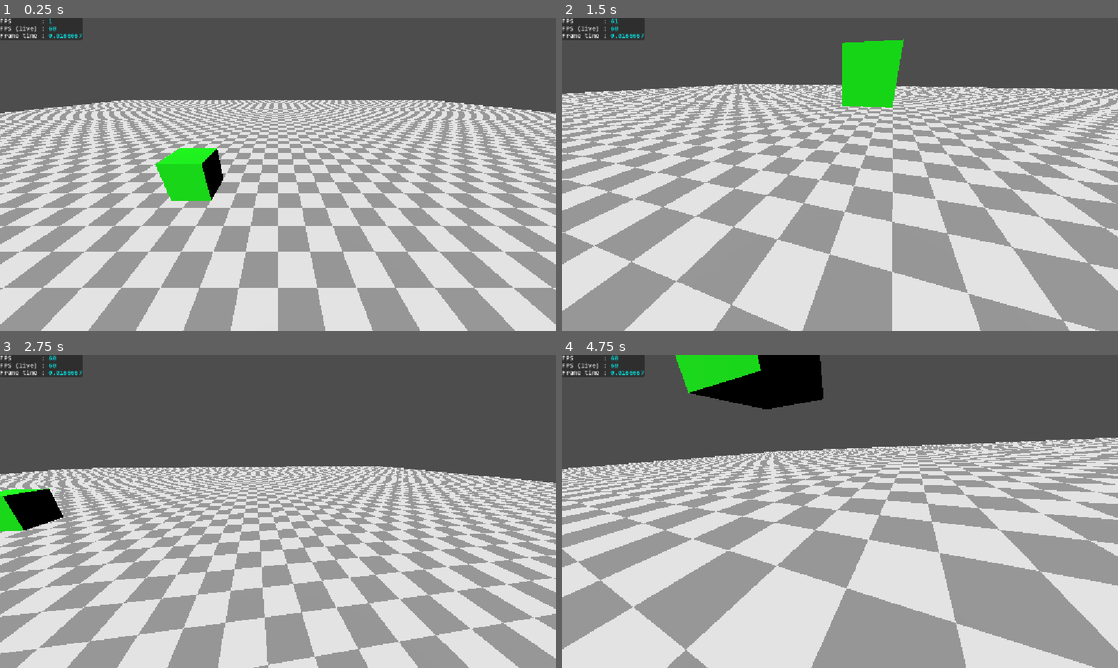
Above: before the commit, frames 1-4 (two rows, left to right).
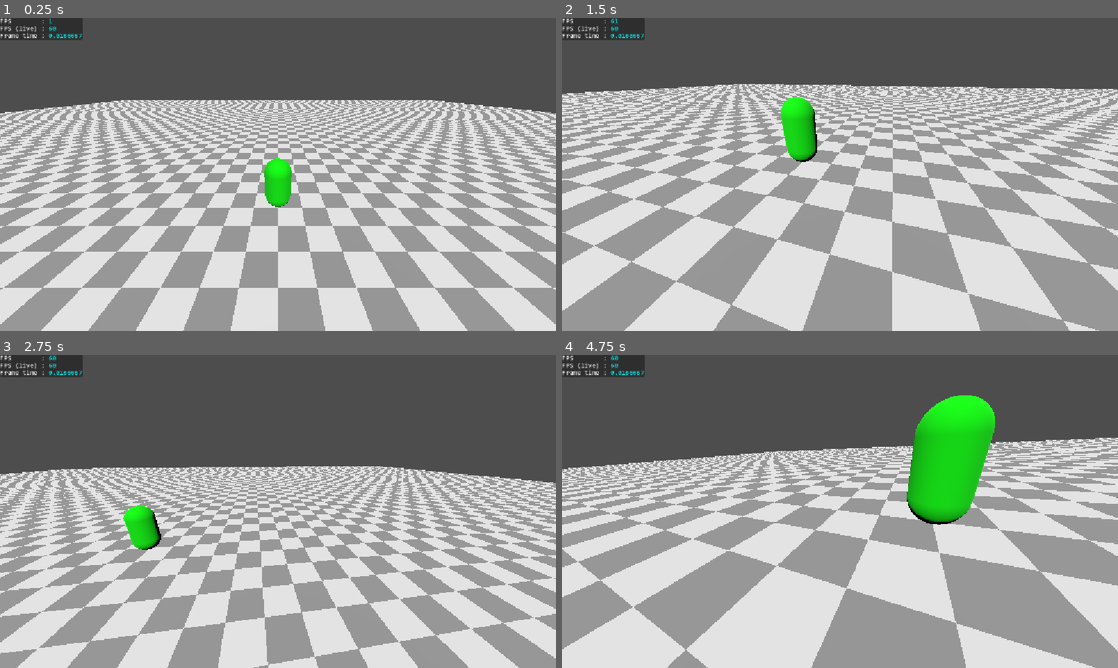
Above: after the commit, the same moments.

Repository: Slenderpi/ArcadeGame
Game: Godot game, scene res://core/main_scene/main_scene.tscn
Two runs of this game, one before a commit and one after it. Both use one fixed random seed, a clock stepped at 60 frames per second and the inputs below.
Inputs (mouse positions are in pixels of both pictures, inside the frame that each line leads up to):
- Up to frame 1 (0.25 s): no input
- Up to frame 2 (1.5 s): tap Enter at 0.5 s; move the mouse to (600, 27) at 0.52 s; hold D 0.53-1.28 s; hold Q 0.53-1.28 s; move the mouse to (728, 190) at 1.27 s; hold S from 1.28 s (still down); tap E at 1.35 s
- Up to frame 3 (2.75 s): move the mouse to (333, 442) at 2.02 s; release S at 2.03 s; hold D from 2.03 s (still down); hold Ctrl from 2.03 s (still down)
- Up to frame 4 (4.75 s): move the mouse to (812, 574) at 2.77 s; release D at 2.78 s; release Ctrl at 2.78 s; hold W 2.78-3.53 s; tap Shift at 2.85 s; move the mouse to (1006, 558) at 3.52 s; hold A from 3.53 s (still down); tap U at 3.6 s; move the mouse to (673, 464) at 4.27 s; tap I at 4.35 s

The runs differ from the first frame. In frame 1, 2.3% of the frame differs, in the area x 27-53%, y 41-61%; in frame 2, 3.2%; in frame 3, 1.9%; in frame 4, 8.7%, in the area x 20-78%, y 0-55%.

Commit message:
Character and controller progress, simple player spawning
- "player_character" scene/script renamed to "mech_character"
    - New mech_guy scene. This scene inherits from the mech_character scene
- MechCharacter class (previously named PlayerCharacter) has:
    - Three functions for CharacterControllers to apply input
    - A basic gravity setup
- player_controller script renamed to character_controller_component (class: CharacterControllerComponent)
    - Meant to be added as a child of a mech_character
    - Meant to be have child classes (e.g. the new player_controller_component (class: PlayerControllerComponent) so that we can have player controllers and ai controllers
- main_scene now spawns a mech_character and gives it a player_controller_component
- level_data (class: LevelData) should be put on levels. LevelData currently holds references to Marker3Ds that indicate spawn locations

Diff:
--- /dev/null
+++ b/components/controllers/character_controller_component.gd
@@ -0,0 +1,20 @@
+extends Node
+class_name CharacterControllerComponent
+
+@onready var character: MechCharacter = get_parent()
+
+func _physics_process(_delta: float) -> void:
+	pass
+	## Read input (assuming you've mapped inputs per player, e.g., "move_left_0")
+	#var input_dir := Input.get_vector(
+		#"move_left_%d" % device_id,
+		#"move_right_%d" % device_id,
+		#"move_forward_%d" % device_id,
+		#"move_backward_%d" % device_id
+	#)
+	#
+	## Call DOWN to the parent character
+	#character.set_movement_intent(input_dir)
+	#
+	#if Input.is_action_just_pressed("attack_%d" % device_id):
+		#character.perform_primary_attack()
--- /dev/null
+++ b/components/controllers/player_controller/player_controller_component.gd
@@ -0,0 +1,5 @@
+extends CharacterControllerComponent
+class_name PlayerControllerComponent
+
+
+var player_id : int
--- /dev/null
+++ b/components/controllers/player_controller/player_controller_component.tscn
@@ -0,0 +1,6 @@
+[gd_scene format=3 uid="uid://cmmhck63a2xag"]
+
+[ext_resource type="Script" uid="uid://drwwy1p5tif1d" path="res://components/controllers/player_controller/player_controller_component.gd" id="1_hx4dd"]
+
+[node name="PlayerController" type="Node" unique_id=1764404110]
+script = ExtResource("1_hx4dd")
--- a/core/game_camera/game_camera.gd
+++ b/core/game_camera/game_camera.gd
@@ -261,3 +261,4 @@
 		ECameraMode.FREE_FLIGHT:
 			_free_flight_rot = rotation
 			_free_flight_rot.z = 0 # Remove roll
+			Input.mouse_mode = Input.MOUSE_MODE_CAPTURED
--- a/core/main_scene/main_scene.gd
+++ b/core/main_scene/main_scene.gd
@@ -4,17 +4,43 @@
 
 @export
 var level_to_load : PackedScene
+var _level_data : LevelData
+
+@export
+var mech_to_load_0 : PackedScene
+@export
+var player_controller : PackedScene
 
 @export_group("References")
 @export_subgroup("World")
-@export var _game_camera : GameCamera
-@export var _folder_level : Node3D
-@export var _folder_entities : Node3D
-@export var _folder_effects : Node3D
+@export
+@warning_ignore("unused_private_class_variable")
+var _game_camera : GameCamera
+@export
+var _folder_level : Node3D
+@export
+var _folder_entities : Node3D
+@export
+@warning_ignore("unused_private_class_variable")
+var _folder_effects : Node3D
 @export_subgroup("UI")
-@export var _folder_ui : Node
+@export
+@warning_ignore("unused_private_class_variable")
+var _folder_ui : Node
 
 
 func _ready() -> void:
-	var level := level_to_load.instantiate()
+	var level := level_to_load.instantiate() as Node3D
+	_level_data = level as LevelData
 	_folder_level.add_child(level)
+
+	var mech := mech_to_load_0.instantiate() as CharacterBody3D
+	mech.transform = _level_data.spawn_point_0.transform
+	_folder_entities.add_child(mech)
+
+	var plrCtrlrScene := player_controller.instantiate()
+	var plrCtrlr : PlayerControllerComponent = plrCtrlrScene as PlayerControllerComponent
+	plrCtrlr.player_id = 0
+	mech.add_child(plrCtrlrScene)
+
+	_game_camera.first_person_target = mech
--- a/core/main_scene/main_scene.tscn
+++ b/core/main_scene/main_scene.tscn
@@ -2,13 +2,17 @@
 
 [ext_resource type="Script" uid="uid://dqgs0suqdr0ic" path="res://core/main_scene/main_scene.gd" id="1_awcct"]
 [ext_resource type="PackedScene" uid="uid://dyhygadsweine" path="res://levels/lv_dev/lv_dev.tscn" id="2_wqpev"]
+[ext_resource type="PackedScene" uid="uid://b0pw1c17p3b5n" path="res://entities/mech_characters/mech_guy/mech_guy.tscn" id="3_0lowg"]
 [ext_resource type="PackedScene" uid="uid://dn3hp2lqhrwn8" path="res://core/game_camera/game_camera.tscn" id="3_3gbtc"]
 [ext_resource type="PackedScene" uid="uid://ktk85mqyxoxj" path="res://ui/dev_canvas/dev_canvas.tscn" id="4_et8y5"]
+[ext_resource type="PackedScene" uid="uid://cmmhck63a2xag" path="res://components/controllers/player_controller/player_controller_component.tscn" id="4_v3gik"]
 
 [node name="MainScene" type="Node" unique_id=1180811448 node_paths=PackedStringArray("_game_camera", "_folder_level", "_folder_entities", "_folder_effects")]
 process_mode = 3
 script = ExtResource("1_awcct")
 level_to_load = ExtResource("2_wqpev")
+mech_to_load_0 = ExtResource("3_0lowg")
+player_controller = ExtResource("4_v3gik")
 _game_camera = NodePath("World/GameCamera")
 _folder_level = NodePath("World/Level")
 _folder_entities = NodePath("World/Entities")
--- /dev/null
+++ b/entities/mech_characters/base_mech_character/mech_character.gd
@@ -0,0 +1,44 @@
+extends CharacterBody3D
+class_name MechCharacter
+## A [MechCharacter] is a [CharacterBody3D] that is controlled by a
+## [CharacterControllerComponent] to interact with the world.
+
+
+## Multiplier for gravity.[br]
+## At 1, the Player matches world gravity. [br]
+## At 0.5, the Player experiences less gravity. [br]
+## At 2, the Player experiences strong gravity.
+@export var gravity_coefficient : float = 1.0
+
+
+# Called when the node enters the scene tree for the first time.
+func _ready() -> void:
+	pass # Replace with function body.
+
+
+func _physics_process(delta: float) -> void:
+	_handle_gravity(delta)
+	move_and_slide()
+
+
+func _handle_gravity(delta: float) -> void:
+	if not is_on_floor():
+		velocity += gravity_coefficient * get_gravity() * delta
+
+
+## A [CharacterControllerComponent] should call this function to provide movement inputs.
+@warning_ignore("unused_parameter")
+func set_movement_intent(stickL: Vector2, stickR: Vector2) -> void:
+	pass
+
+
+## A [CharacterControllerComponent] should call this function when the left stick's
+## attack input is fired.
+func set_attack_stick_left() -> void:
+	pass
+
+
+## A [CharacterControllerComponent] should call this function when the right stick's
+## attack input is fired.
+func set_attack_stick_right() -> void:
+	pass
--- /dev/null
+++ b/entities/mech_characters/base_mech_character/mech_character.tscn
@@ -0,0 +1,11 @@
+[gd_scene format=3 uid="uid://dgykbgiwf7lyp"]
+
+[ext_resource type="Script" uid="uid://cw5jlxs3ggn8e" path="res://entities/mech_characters/base_mech_character/mech_character.gd" id="1_x3now"]
+
+[sub_resource type="CapsuleShape3D" id="CapsuleShape3D_xse17"]
+
+[node name="CharacterBody3D" type="CharacterBody3D" unique_id=1402290052]
+script = ExtResource("1_x3now")
+
+[node name="CollisionShape3D" type="CollisionShape3D" parent="." unique_id=1704555056]
+shape = SubResource("CapsuleShape3D_xse17")
--- /dev/null
+++ b/entities/mech_characters/mech_guy/mech_guy.tscn
@@ -0,0 +1,12 @@
+[gd_scene format=3 uid="uid://b0pw1c17p3b5n"]
+
+[ext_resource type="PackedScene" uid="uid://dgykbgiwf7lyp" path="res://entities/mech_characters/base_mech_character/mech_character.tscn" id="1_kxn0w"]
+[ext_resource type="Material" uid="uid://btkumge4biux0" path="res://assets/basic_materials/m_green.tres" id="2_je7g6"]
+
+[sub_resource type="CapsuleMesh" id="CapsuleMesh_itdpc"]
+
+[node name="CharacterBody3D" unique_id=1402290052 instance=ExtResource("1_kxn0w")]
+
+[node name="MeshInstance3D" type="MeshInstance3D" parent="." index="1" unique_id=1888775768]
+material_override = ExtResource("2_je7g6")
+mesh = SubResource("CapsuleMesh_itdpc")
--- a/entities/player_character/player_character.gd
+++ /dev/null
@@ -1,11 +0,0 @@
-extends Node3D
-
-
-# Called when the node enters the scene tree for the first time.
-func _ready() -> void:
-	pass # Replace with function body.
-
-
-# Called every frame. 'delta' is the elapsed time since the previous frame.
-func _process(delta: float) -> void:
-	pass
--- a/entities/player_character/player_character.tscn
+++ /dev/null
@@ -1,6 +0,0 @@
-[gd_scene format=3 uid="uid://dgykbgiwf7lyp"]
-
-[ext_resource type="Script" uid="uid://cw5jlxs3ggn8e" path="res://entities/player_character/player_character.gd" id="1_g80dr"]
-
-[node name="PlayerCharacter" type="Node3D" unique_id=2082343226]
-script = ExtResource("1_g80dr")
--- a/entities/player_controller/player_controller.gd
+++ /dev/null
@@ -1,11 +0,0 @@
-extends Node
-
-
-# Called when the node enters the scene tree for the first time.
-func _ready() -> void:
-	pass # Replace with function body.
-
-
-# Called every frame. 'delta' is the elapsed time since the previous frame.
-func _process(delta: float) -> void:
-	pass
--- a/entities/player_controller/player_controller.tscn
+++ /dev/null
@@ -1,6 +0,0 @@
-[gd_scene format=3 uid="uid://cmmhck63a2xag"]
-
-[ext_resource type="Script" uid="uid://drwwy1p5tif1d" path="res://entities/player_controller/player_controller.gd" id="1_jje3d"]
-
-[node name="PlayerController" type="Node" unique_id=1764404110]
-script = ExtResource("1_jje3d")
--- /dev/null
+++ b/levels/level_data.gd
@@ -0,0 +1,5 @@
+extends Node3D
+class_name LevelData
+
+
+@export var spawn_point_0 : Marker3D
--- a/levels/lv_dev/lv_dev.tscn
+++ b/levels/lv_dev/lv_dev.tscn
@@ -1,6 +1,7 @@
 [gd_scene format=3 uid="uid://dyhygadsweine"]
 
 [ext_resource type="Material" uid="uid://dxwb4thl11o7t" path="res://assets/basic_materials/m_checkerboard.tres" id="1_lsv3u"]
+[ext_resource type="Script" uid="uid://c85iolop1hj2r" path="res://levels/level_data.gd" id="1_mmko4"]
 [ext_resource type="Script" uid="uid://c4yx8tc85j1rc" path="res://levels/lv_dev/fast_cube_test.gd" id="2_45owk"]
 [ext_resource type="Material" uid="uid://btkumge4biux0" path="res://assets/basic_materials/m_green.tres" id="2_nl26l"]
 
@@ -12,10 +13,15 @@
 
 [sub_resource type="BoxMesh" id="BoxMesh_tkwxs"]
 
-[node name="LevelDev" type="Node3D" unique_id=1708905452]
+[node name="LevelDev" type="Node3D" unique_id=1708905452 node_paths=PackedStringArray("spawn_point_0")]
+script = ExtResource("1_mmko4")
+spawn_point_0 = NodePath("SpawnPoint0")
 
-[node name="Marker3D" type="Marker3D" parent="." unique_id=1805182680]
-transform = Transform3D(1, 0, 0, 0, 1, 0, 0, 0, 1, 10, 5, 0)
+[node name="SpawnPoint0" type="Marker3D" parent="." unique_id=1805182680]
+transform = Transform3D(1, 0, 0, 0, 1, 0, 0, 0, 1, 0, 2, 0)
+
+[node name="SpawnPoint1" type="Marker3D" parent="." unique_id=1968213705]
+transform = Transform3D(1, 0, 0, 0, 1, 0, 0, 0, 1, 10, 2, 0)
 
 [node name="DirectionalLight3D" type="DirectionalLight3D" parent="." unique_id=446552284]
 transform = Transform3D(1, 0, 0, 0, 0.65630233, 0.754498, 0, -0.754498, 0.65630233, 0, 11, 0)
@@ -32,6 +38,7 @@
 
 [node name="FastCube" type="MeshInstance3D" parent="." unique_id=1100232670]
 transform = Transform3D(1, 0, 0, 0, 1, 0, 0, 0, 1, 0, 3, 1)
+visible = false
 material_override = ExtResource("2_nl26l")
 mesh = SubResource("BoxMesh_tkwxs")
 script = ExtResource("2_45owk")
Not shown, added: components/controllers/character_controller_component.gd.uid
Renamed: entities/player_controller/player_controller.gd.uid -> components/controllers/player_controller/player_controller_component.gd.uid
Renamed: entities/player_character/player_character.gd.uid -> entities/mech_characters/base_mech_character/mech_character.gd.uid
Not shown, added: levels/level_data.gd.uid
